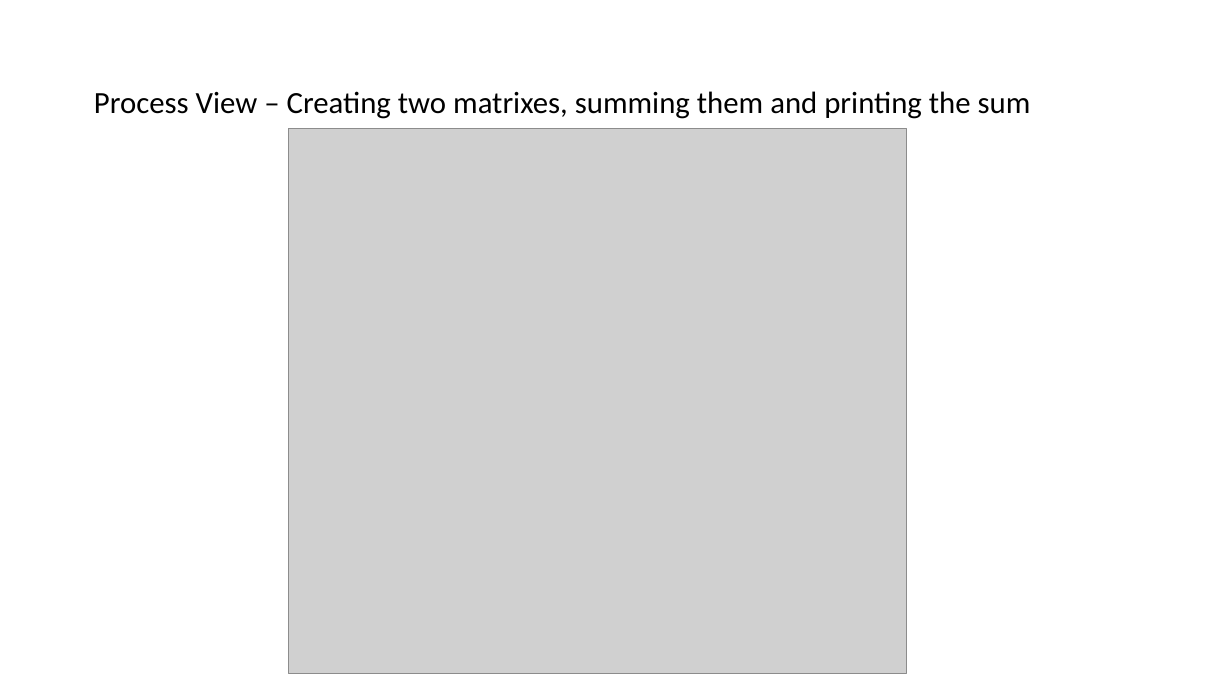
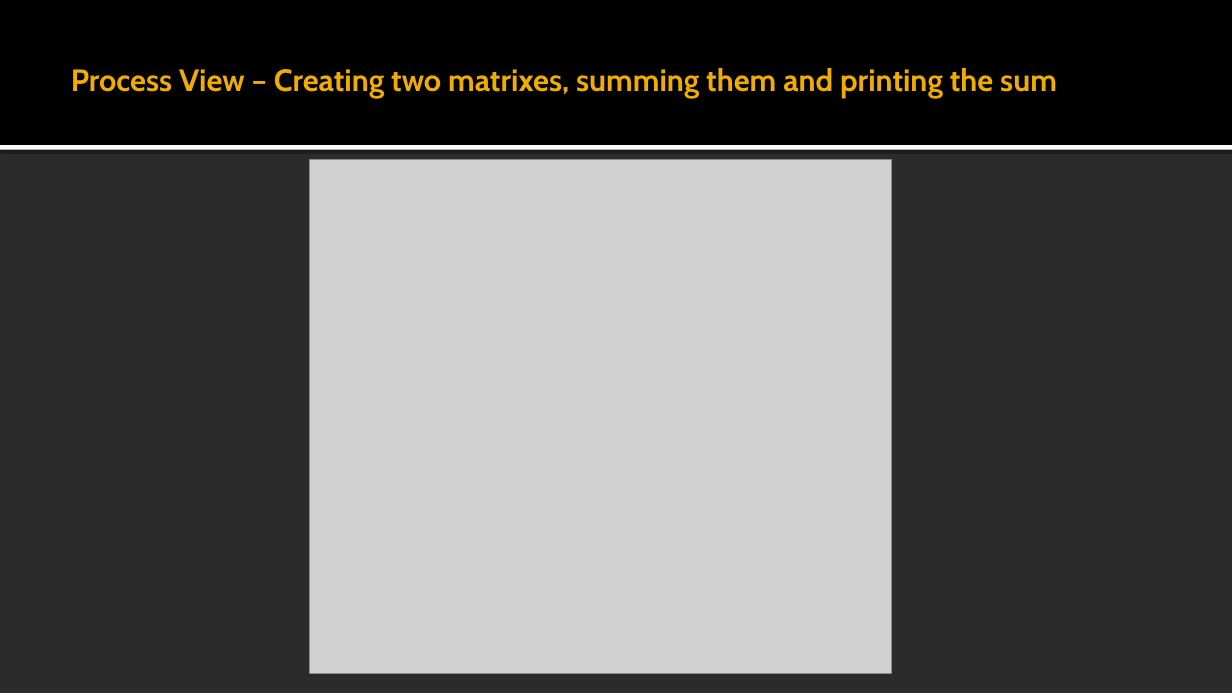
Before and after one commit to vkostyukov/la4j, a slide deck: slide 12 of ArchSW-docs/La4j.pptx. Drawn at 1232x693 pixels with LibreOffice and Linux fonts; fonts in the diff are those of the drawing; grey boxes stand for pictures; background and template pictures are left out; a plain dark background stands for a picture behind light text. Boxes give left, top, right and bottom in pixels: in the first picture for what was removed or moved away, otherwise in the second. Text is boxed around its words. In the diff, an @@ line names an element or a change of style, - is before the commit and + after.

```diff
--- a/ArchSW-docs/La4j.pptx
+++ b/ArchSW-docs/La4j.pptx
@@ background #FFFFFF to picture (left out) @@
@@ rectangle added at (x1=0, y1=0, x2=1232, y2=145), fill #000000 @@
@@ title "Process View – Creating two ..." moved from (x1=94, y1=91, x2=1031, y2=119) to (x1=71, y1=68, x2=1057, y2=98) @@
@@ title "Process View – Creating two ..." at (x1=71, y1=68, x2=1057, y2=98): font Calibri to Cabin, text colour #000000 to #F0AD00, bold on; line spacing 0.9 to 1 @@
@@ rectangle added at (x1=0, y1=145, x2=1232, y2=150), fill #FFFFFF @@
@@ picture resized from (x1=288, y1=128, x2=907, y2=674) to (x1=310, y1=160, x2=892, y2=673) @@
```
Also in this commit, not shown: 21 other slides changed.
